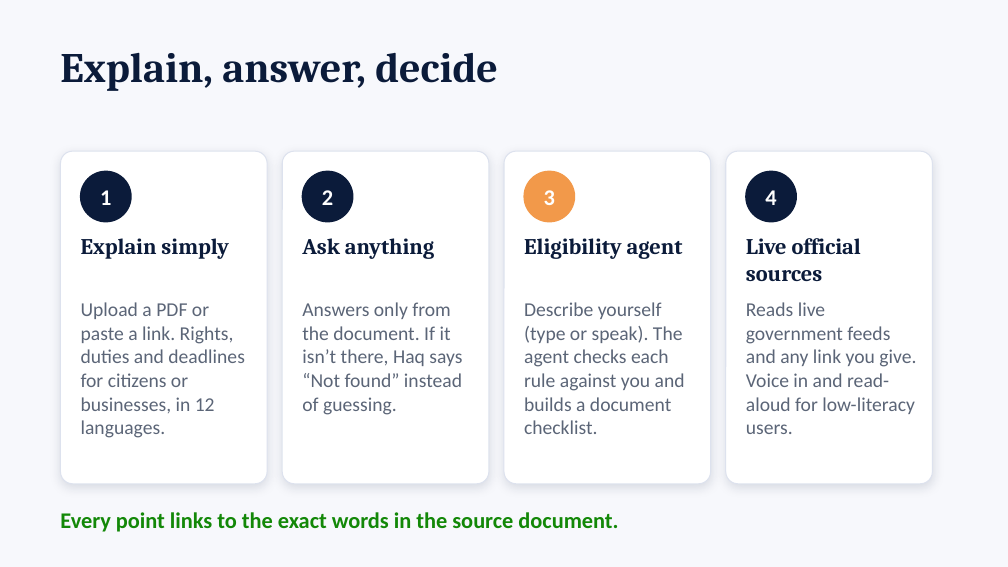
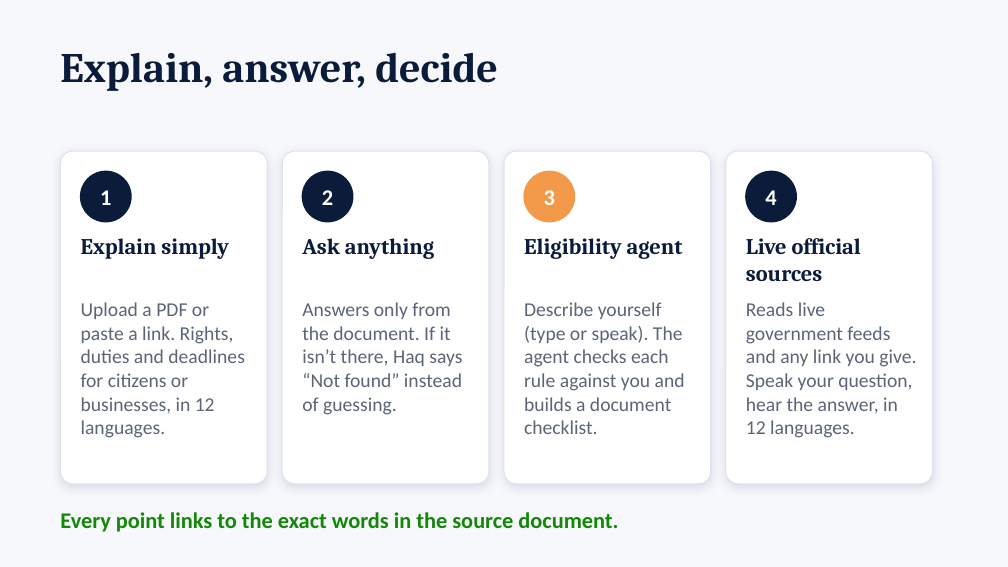
Before and after one commit to Priyam-200/haq-civic-copilot, a slide deck: slide 3 of docs/Haq-pitch-deck.pptx. Drawn at 1008x567 pixels with LibreOffice and Linux fonts; fonts in the diff are those of the drawing. Boxes give left, top, right and bottom in pixels: in the first picture for what was removed or moved away, otherwise in the second. Text is boxed around its words. In the diff, an @@ line names an element or a change of style, - is before the commit and + after.

```diff
--- a/docs/Haq-pitch-deck.pptx
+++ b/docs/Haq-pitch-deck.pptx
@@ text at box(746, 302, 916, 438): text changed @@
-Reads live government feeds and any link you give. Voice in and read-aloud for low-literacy users.
+Reads live government feeds and any link you give. Speak your question, hear the answer, in 12 languages.
```
Also in this commit, not shown: 2 other slides changed.
